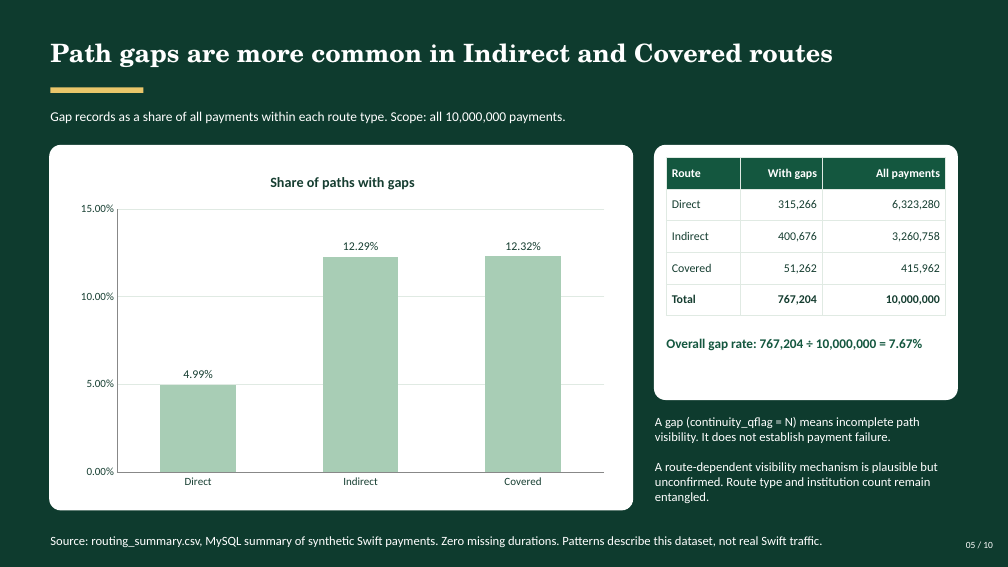
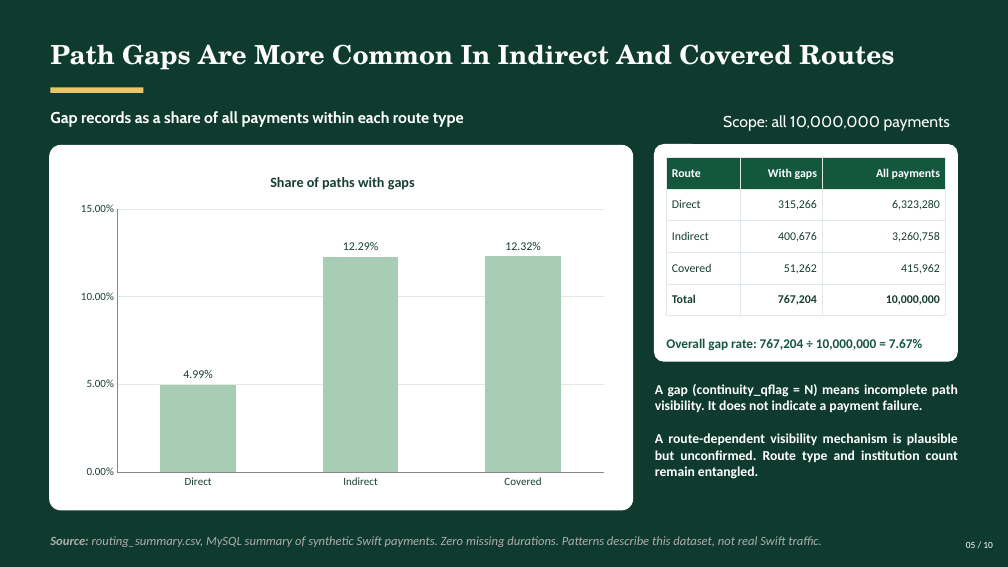
Before and after one commit to w313nnn/UMDAC-Datathon-2026, a slide deck: slide 5 of UMDAC_Combined_Findings.pptx. Drawn at 1008x567 pixels with LibreOffice and Linux fonts; fonts in the diff are those of the drawing. Boxes give left, top, right and bottom in pixels: in the first picture for what was removed or moved away, otherwise in the second. Text is boxed around its words. In the diff, an @@ line names an element or a change of style, - is before the commit and + after.

```diff
--- a/UMDAC_Combined_Findings.pptx
+++ b/UMDAC_Combined_Findings.pptx
@@ text at <box>50,44,894,70</box>: text changed; size 24 to 25 pt @@
-Path gaps are more common in Indirect and Covered routes
+Path Gaps Are More Common In Indirect And Covered Routes
@@ text at <box>50,111,464,127</box>: text changed; size 12.8 to 15 pt; font Calibri to Cabin; bold on @@
-Gap records as a share of all payments within each route type. Scope: all 10,000,000 payments.
+Gap records as a share of all payments within each route type
@@ text added at <box>723,115,950,131</box>, 15 pt, text #FFFFFF @@
+Scope: all 10,000,000 payments
@@ rounded rectangle: place and size @@
-rounded rectangle at <box>654,145,958,401</box>
+rounded rectangle at <box>654,144,958,362</box>
@@ text at <box>655,384,958,412</box>: text changed; size 12 to 13 pt; bold on @@
-A gap (continuity_qflag = N) means incomplete path visibility. It does not establish payment failure.
+A gap (continuity_qflag = N) means incomplete path visibility. It does not indicate a payment failure.
@@ text "A gap (continuity_qflag = N) ...": place and size @@
-text "A gap (continuity_qflag = N) ..." at <box>655,417,937,503</box>
+text "A gap (continuity_qflag = N) ..." at <box>655,384,958,479</box>
@@ text at <box>655,433,958,479</box>: size 12 to 13 pt, bold on in "A route-dependent visibility mechanism is plausible but ..."; alignment left to justified @@
@@ text "Source: routing_summary.csv, MySQL summary of ..." at <box>50,536,822,547</box>: text colour #FFFFFF to #AEAEAE, italic on; bold on in "Source:" @@
```
Also in this commit, not shown: 9 other slides changed.
